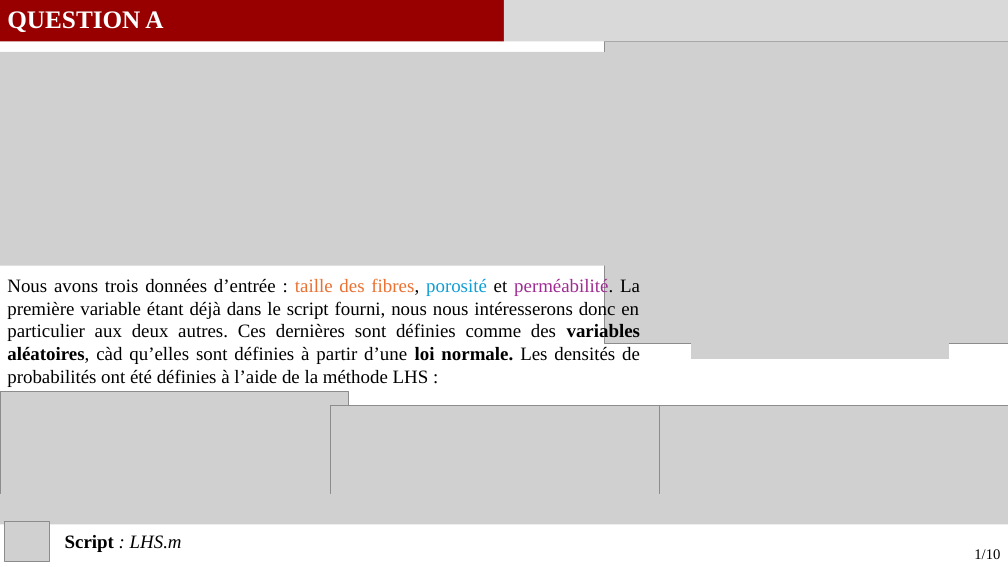
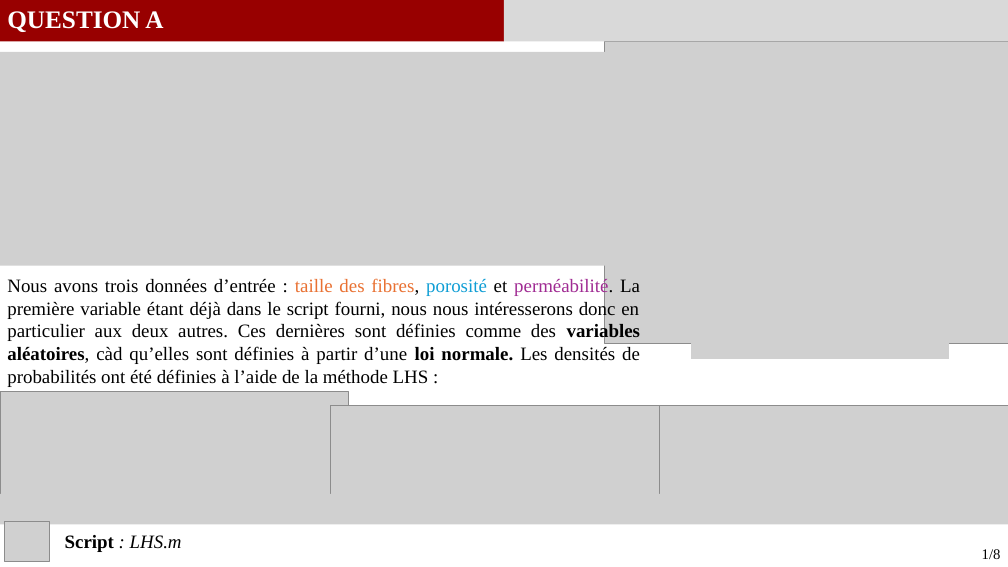
Before and after one commit to GauthierBRUNEL/MEC8211_devoir_3, a slide deck: slide 2 of doc/Rapport_Devoir3.pptx. Drawn at 1008x567 pixels with LibreOffice and Linux fonts; fonts in the diff are those of the drawing; grey boxes stand for pictures. Boxes give left, top, right and bottom in pixels: in the first picture for what was removed or moved away, otherwise in the second. Text is boxed around its words. In the diff, an @@ line names an element or a change of style, - is before the commit and + after.

```diff
--- a/doc/Rapport_Devoir3.pptx
+++ b/doc/Rapport_Devoir3.pptx
@@ text at (982,549,1001,559): text changed @@
-1/10
+1/8
```
Also in this commit, not shown: 7 other slides changed, 8 other files.
